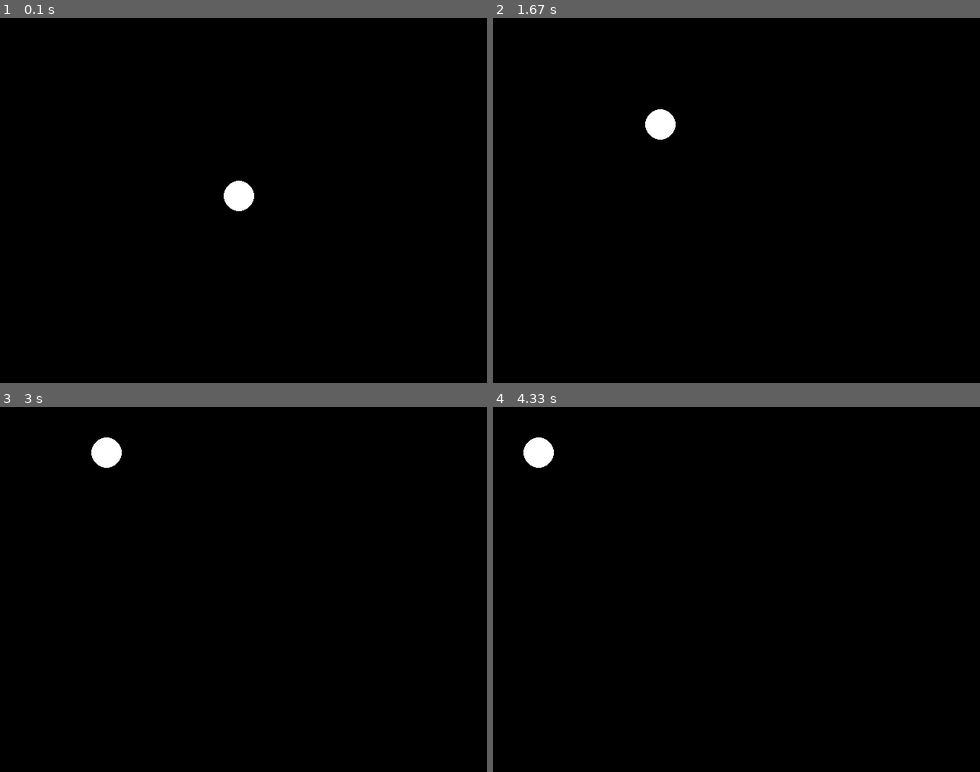
Above: before the commit, frames 1-4 (two rows, left to right).
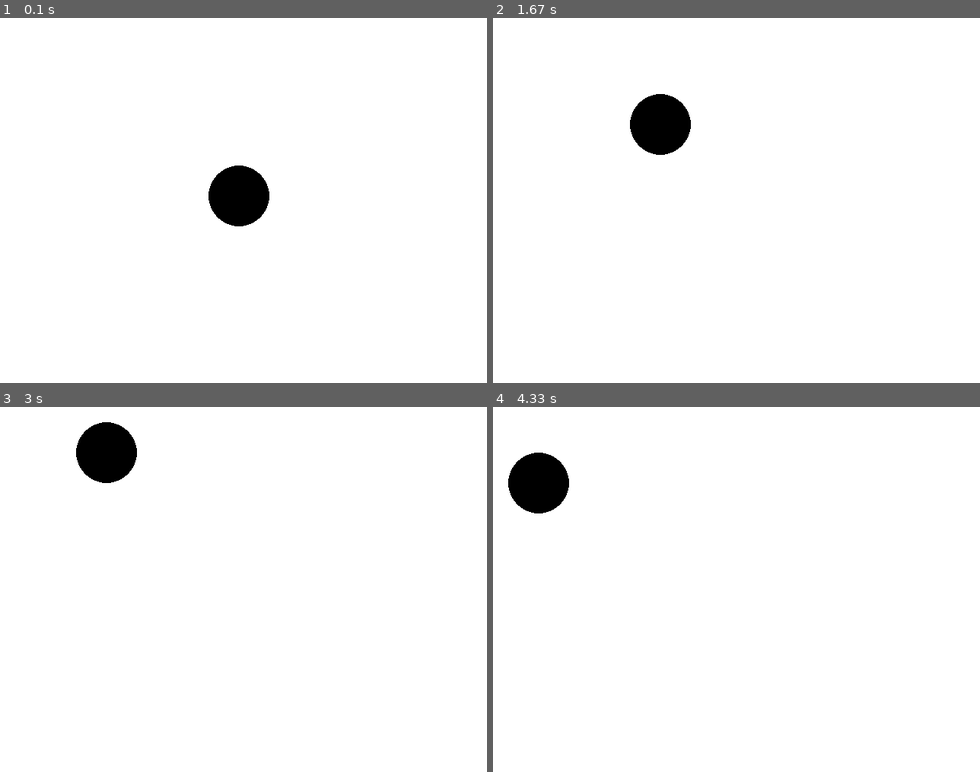
Above: after the commit, the same moments.

Repository: ARG-NCTU/oop-python-nycu
Game: pygame game, started from opencv/01_BouncyBall.py
Same seed, same stepped clock (60 frames per second), same inputs: the game is played once before the commit and once after it.
Inputs:
- Up to frame 1 (0.1 s): no input
- Up to frame 2 (1.67 s): no input
- Up to frame 3 (3 s): no input
- Up to frame 4 (4.33 s): no input

The runs differ from the first frame. In frame 1, 99% of the frame differs, in the area x 0-100%, y 0-100%; in frame 2, 99%; in frame 3, 99%; in frame 4, 98%.

Commit message:
change to two bouncyball

Diff:
--- a/opencv/01_BouncyBall.py
+++ b/opencv/01_BouncyBall.py
@@ -4,7 +4,7 @@
 SCREEN_WIDTH = 640
 SCREEN_HEIGHT = 480
 WHITE = (255, 255, 255)
-
+BLACK = (0, 0, 0)
 
 class Ball():
     def __init__(self):
@@ -12,7 +12,7 @@
         self.y = SCREEN_HEIGHT / 2
         self.x_direction = choice((-2, 2))
         self.y_direction = choice((-2, 2))
-        self.radius = 20
+        self.radius = 40
 
     def move(self):
         self.x += self.x_direction
@@ -29,7 +29,7 @@
             self.y_direction = -self.y_direction
 
     def draw(self, screen):
-        pygame.draw.circle(screen, WHITE, (self.x, self.y), self.radius)
+        pygame.draw.circle(screen, BLACK, (self.x, self.y), self.radius)
 
 
 pygame.init()
@@ -37,13 +37,16 @@
 clock = pygame.time.Clock()
 pygame.display.set_caption('BouncyBall')
 ball = Ball()
+ball_2 = Ball()
 
 # game loop
 is_running = True
 while is_running:
-    screen.fill((0, 0, 0))
+    screen.fill(WHITE)
     ball.move()
     ball.draw(screen)
+    ball_2.move()
+    ball_2.draw(screen)
 
     # event handler
     for event in pygame.event.get():
@@ -52,5 +55,6 @@
             is_running = False
 
     pygame.display.update()
+    pygame.image.save(screen, "screen.png")
     clock.tick(30)
 pygame.quit()
